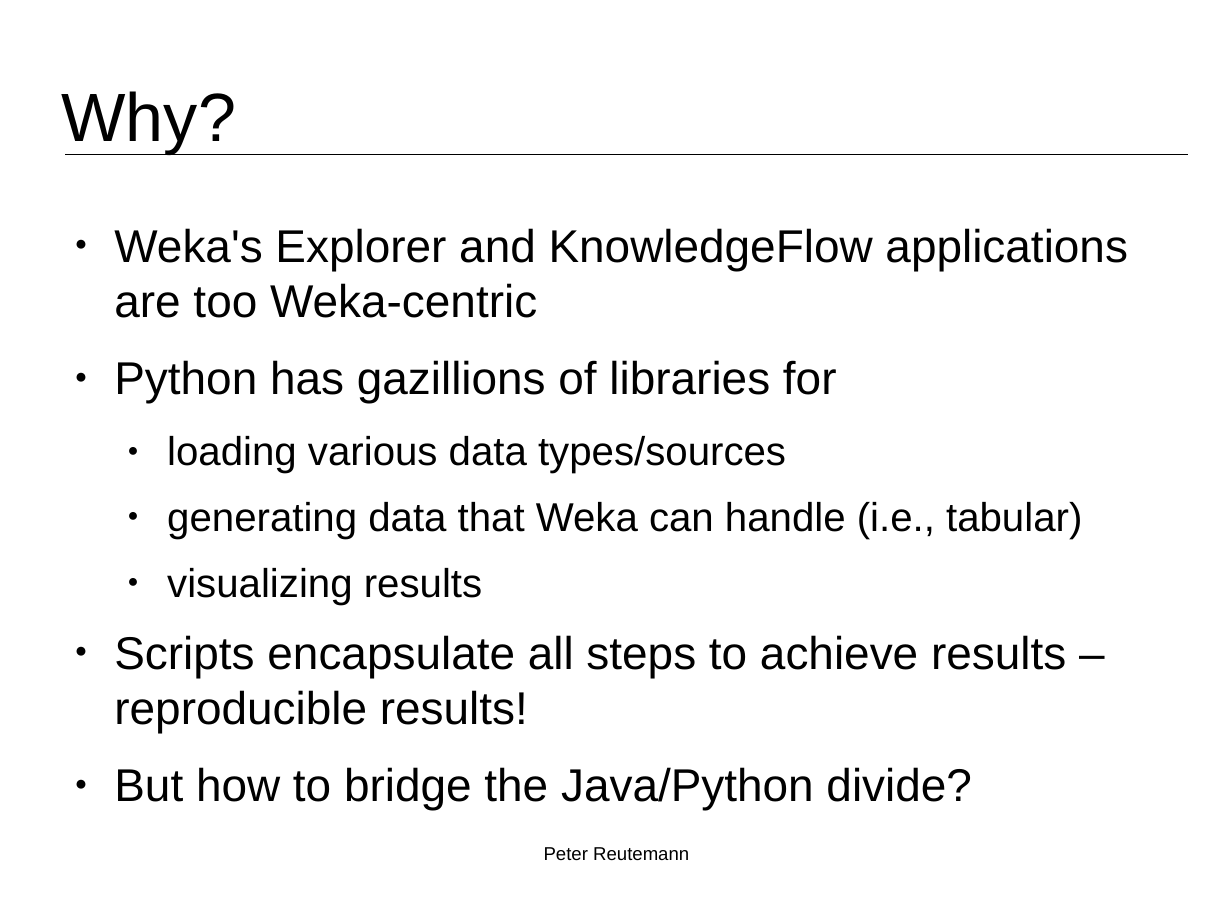
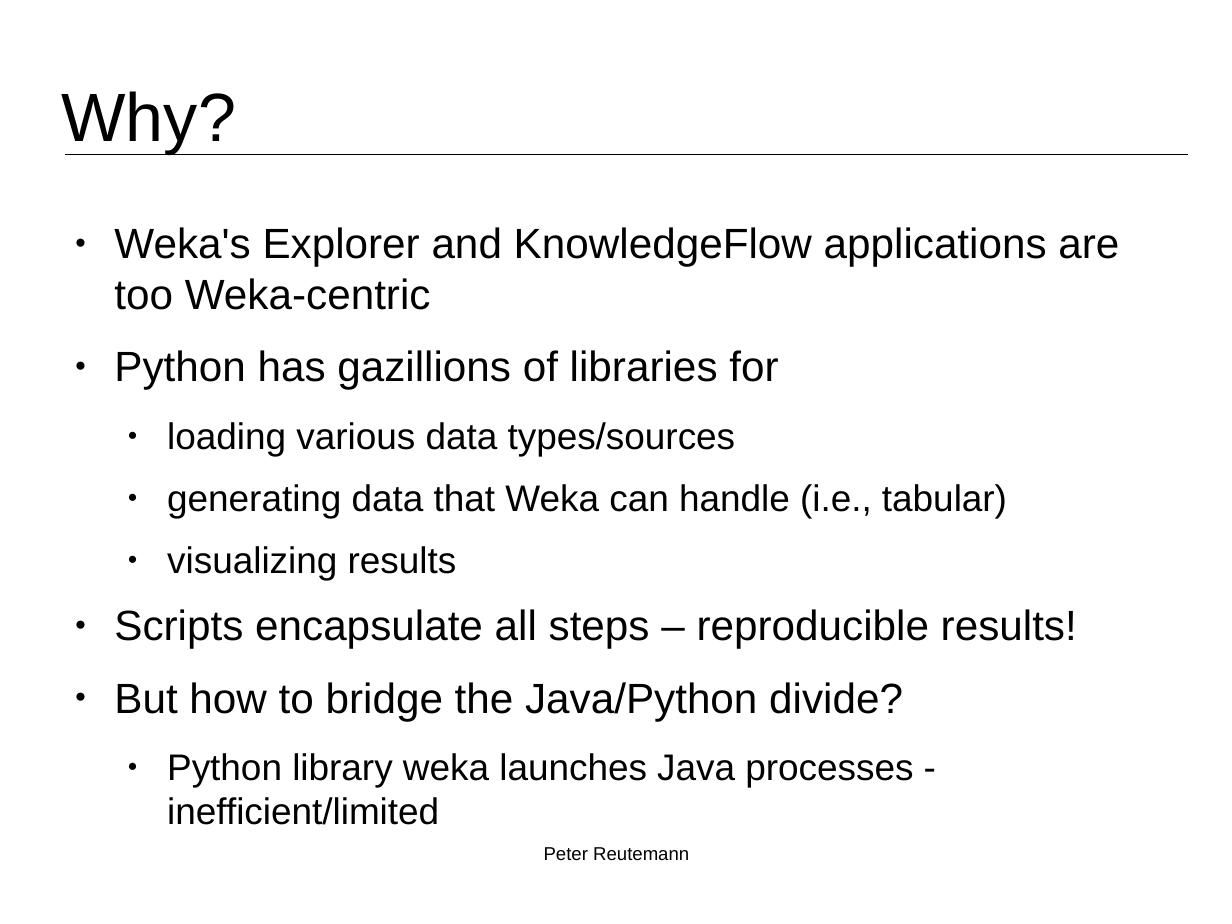
Before and after one commit to fracpete/weka-user-conference-2021, a slide deck: slide 3 of scripting/scripting.odp. Drawn at 1232x924 pixels with LibreOffice and Linux fonts; fonts in the diff are those of the drawing; background and template pictures are left out. Boxes give left, top, right and bottom in pixels: in the first picture for what was removed or moved away, otherwise in the second. Text is boxed around its words. In the diff, an @@ line names an element or a change of style, - is before the commit and + after.

```diff
--- a/scripting/scripting.odp
+++ b/scripting/scripting.odp
@@ text at box(114, 227, 1119, 721): size 29.6 to 27.2 pt in "Weka's Explorer and KnowledgeFlow applications are too ...", "Python has gazillions of libraries for", "But how to bridge the Java/Python divide?"; size 25.9 to 23.8 pt in "loading various data types/sources", "generating data that Weka can handle (i.e., ...", "visualizing results" @@
@@ text at box(114, 609, 1077, 648): text changed; size 29.6 to 27.2 pt @@
-● Scripts encapsulate all steps to achieve results – reproducible results!
+● Scripts encapsulate all steps – reproducible results!
@@ text at box(167, 753, 913, 825): paragraph added @@
+  ● Python library weka launches Java processes - inefficient/limited
```
Also in this commit, not shown: 2 other slides changed, 1 other file.
